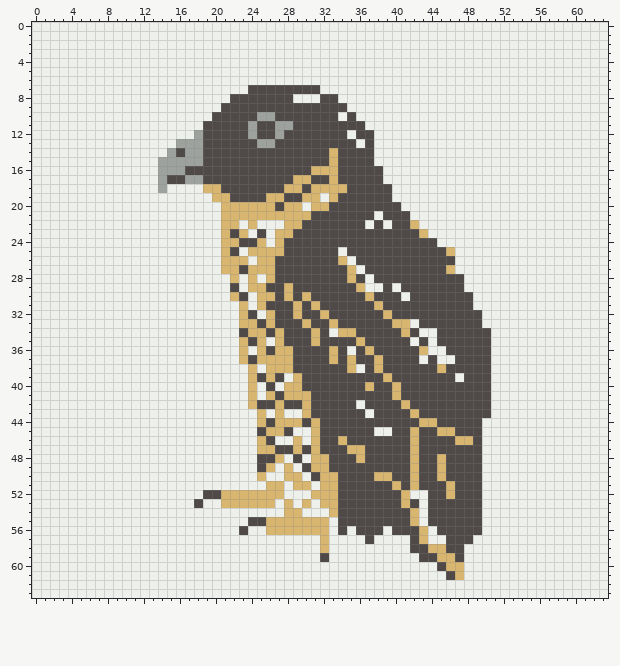
Pixel-art sprite -- img/20201110-pixeldailies.png. This is how it looked before the edit.
The file is 64x64 pixels.
Once edited:
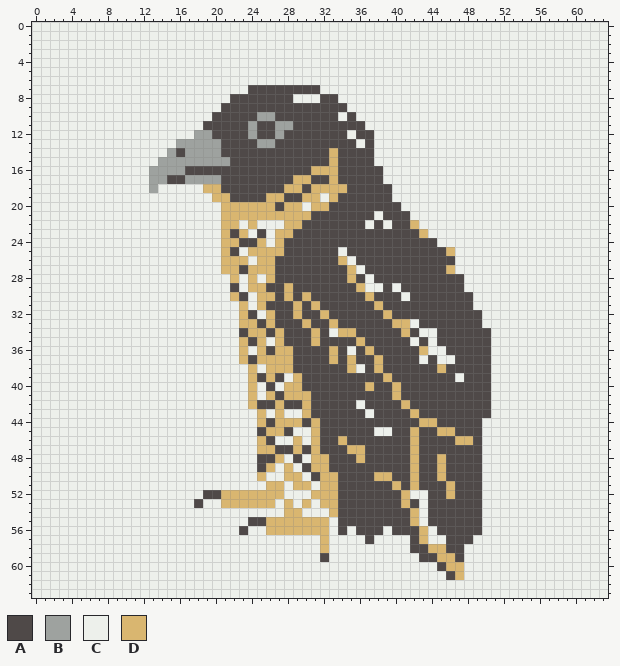
Palette (. is transparent): A #4f4948  B #9ea29f  C #edf0eb  D #d9b670
Log entry: Emphasise falcon beak a bit more
What changed:
y 12: x 19 A -> B
y 13..14: x 19..20 AA -> BB
y 15: x 19..21 AAA -> BBB
y 16: x 13 C -> B
y 17: x 13 C -> B; x 19..20 AA -> BB
y 18: x 13..14 CB -> BC
Where, in picture pixels (left, top, right, bottom), the same in both pictures:
changed: (203, 130, 230, 184)
changed: (149, 166, 167, 193)
